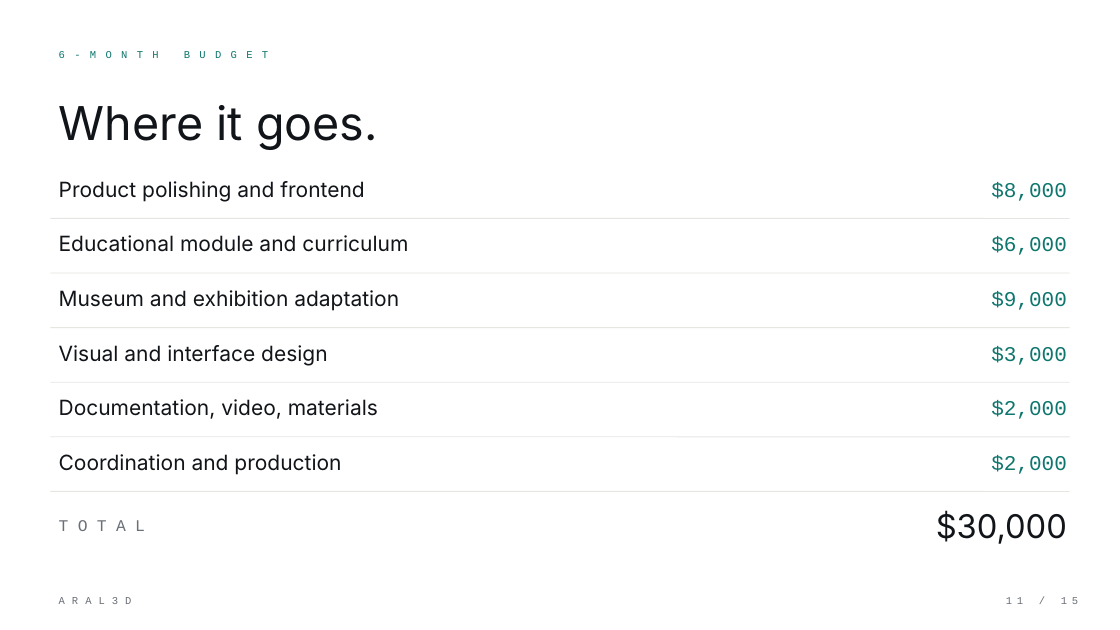
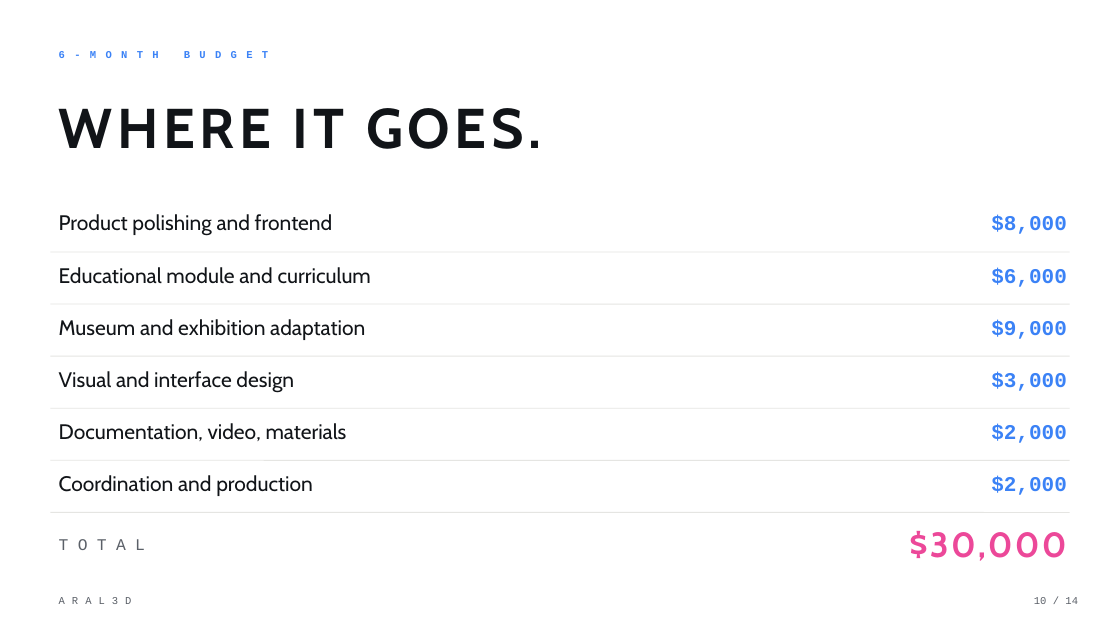
Before and after one commit to timateus/aral3d, a slide deck: slide 10 of public/aral3d-presentation.pptx (slide 11 before the commit). Drawn at 1120x630 pixels with LibreOffice and Linux fonts; fonts in the diff are those of the drawing. Boxes give left, top, right and bottom in pixels: in the first picture for what was removed or moved away, otherwise in the second. Text is boxed around its words. In the diff, an @@ line names an element or a change of style, - is before the commit and + after.

```diff
--- a/public/aral3d-presentation.pptx
+++ b/public/aral3d-presentation.pptx
@@ text at (59, 108, 541, 149): text changed; size 40 to 48 pt; font Inter to Cabin; bold on @@
-Where it goes.
+WHERE IT GOES.
@@ font Inter to Cabin in 6 elements at (59, 475, 313, 496), (59, 423, 347, 441), (59, 371, 294, 393), (59, 319, 365, 340), (59, 267, 371, 284), (59, 214, 333, 236) @@
@@ text "Product polishing and frontend": place and size @@
-text "Product polishing and frontend" at (59, 181, 364, 202)
+text "Product polishing and frontend" at (59, 214, 333, 236)
@@ text colour #0F766E to #3B82F6, bold on in 7 elements at (59, 51, 65, 58), (991, 476, 1067, 495), (991, 424, 1067, 443), (991, 372, 1067, 391), (991, 320, 1067, 339), (991, 268, 1067, 287), (991, 215, 1067, 234) @@
@@ text "$8,000": place and size @@
-text "$8,000" at (991, 182, 1067, 201)
+text "$8,000" at (991, 215, 1067, 234)
@@ line moved from (50, 273) - (1070, 273) to (50, 252) - (1070, 252) @@
@@ 4 texts: place and size @@
-4 texts at (59, 235, 1067, 311)
+4 texts at (59, 267, 1067, 340)
@@ line moved from (50, 328) - (1070, 328) to (50, 304) - (1070, 304) @@
@@ line moved from (50, 382) - (1070, 382) to (50, 356) - (1070, 356) @@
@@ line moved from (50, 218) - (1070, 218) to (50, 408) - (1070, 408) @@
@@ 4 texts, 1 line: place and size @@
-4 texts, 1 line at (50, 345, 1070, 437)
+4 texts, 1 line at (50, 371, 1070, 460)
@@ text "TOTAL" at (50, 523, 807, 565): text colour #6B7077 to #5B6068 @@
@@ 3 texts, 1 line: place and size @@
-3 texts, 1 line at (50, 454, 1070, 546)
+3 texts, 1 line at (50, 475, 1070, 565)
@@ text "$30,000": place and size @@
-text "$30,000" at (936, 510, 1067, 544)
+text "$30,000" at (909, 531, 1066, 561)
@@ text "$30,000" at (909, 531, 1066, 561): size 28 to 30 pt, font Inter to Cabin, text colour #111418 to #EC4899, letter spacing 0 to 2 pt, bold on @@
@@ text "ARAL3D" at (50, 588, 555, 613): text colour #6B7077 to #5B6068 @@
@@ text at (1034, 597, 1078, 604): text changed; text colour #6B7077 to #5B6068 @@
-11 / 15
+10 / 14
```
Also in this commit, not shown: 11 other slides changed, 2 slides added, 3 slides removed, 16 other files.
